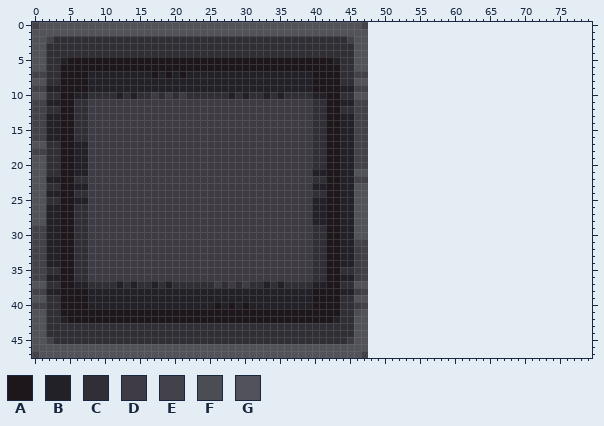
Sprite sheet: Assets/Images/Blocks/地砖.png. Above is the file before it was changed.
The file is 48x48 pixels. Colours within 5 levels of each other are drawn and written as one. The old version is drawn lined up with the new one, on the new canvas.
Palette (. is transparent): A #1d161a  B #212127  C #2f2f35  D #3f3b45  E #43424a  F #4c4c54  G #52525a
Pixels before (only the part around the change), first column x 39:
 0 GGGGGGGGE................................
 1 GGGGGGGGG................................
 2 CCCCCCEGG................................
 3 CCCCCCCGG................................
 4 CCCCCCCGG................................
 5 AAAABCCGG................................
 6 AAAAACCGG................................
 7 BAAAACCEE................................
 8 BAAAACCGG................................
 9 BAAAABBEE................................
10 CBBAACCGG................................
11 DCCAABBEE................................
12 DCCAACCEE................................
13 DCCAABBEE................................
14 DCCAABBEE................................
15 DCCAABBEE................................
16 DCCAABBEE................................
17 DCCAABBEE................................
18 DCCAABBEE................................
19 DCCAABBEE................................
20 DCCAABBEE................................
21 DBBAABBGG................................
22 DCCAABBEE................................
23 DBBAABBGG................................
24 DCCAABBGG................................
25 DBBAABBGG................................
26 DBBAABBGG................................
27 DBBAABBGG................................
28 DBBAABBGG................................
29 DCCAABBGG................................
30 DCCAABBGG................................
31 DCCAABBEE................................
32 DCCAABBDE................................
33 DCCAABBDE................................
34 DCCAABBDE................................
35 DCCAACCDE................................
36 DCCAABBDE................................
37 CBBAACCGG................................
38 BAAAABBDE................................
39 BAAAACCGG................................
40 BAAAACCDE................................
41 AAAAACCFG................................
42 AAAABCCGG................................
43 CCCCCCCGG................................
44 CCCCCCCGG................................
The result:
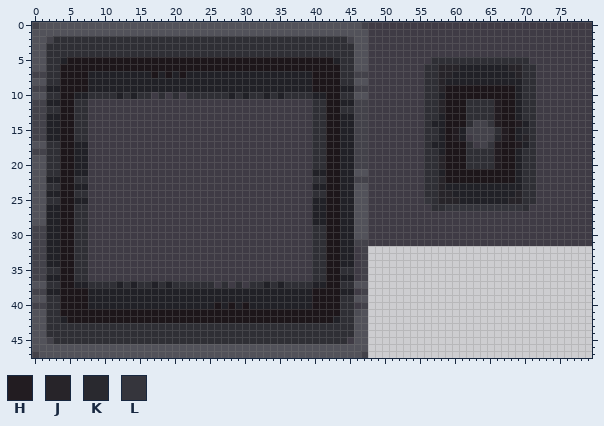
Colours new in this view: H #221c21  J #272429  K #29292f  L #35353c
The exact change:
canvas 48x48 -> 80x48
Changed rows in their new state; - is an unchanged pixel.
first column x 48:
 0 DDDDDDDDDDDDDDDDDDDDDDDDDDDDDDDD
 1 DDDDDDDDDDDDDDDDDDDDDDDDDDDDDDDD
 2 DDDDDDDDDDDDDDDDDDDDDDDDDDDDDDDD
 3 DDDDDDDDDDDDDDDDDDDDDDDDDDDDDDDD
 4 DDDDDDDDDDDDDDDDDDDDDDDDDDDDDDDD
 5 DDDDDDDDDCCCCCCCCCCCCCCDDDDDDDDD
 6 DDDDDDDDCCJJJBBBBBBBJJCCDDDDDDDD
 7 DDDDDDDDCCJJBBBBBBBBBJCCDDDDDDDD
 8 DDDDDDDDCCJBBBBBBBBBBBCCDDDDDDDD
 9 DDDDDDDDCCJAAAAAAAAAABCCDDDDDDDD
10 DDDDDDDDCCBAAAAAAAAAABCCDDDDDDDD
11 DDDDDDDDCCJAAACCCCHAABCCDDDDDDDD
12 DDDDDDDDCCJAAACCCCHAABCCDDDDDDDD
13 DDDDDDDDCCBAAACCCCHAABCCDDDDDDDD
14 DDDDDDDDCBBAAACEELHAAHBCDDDDDDDD
15 DDDDDDDDCCBAHBEEEECHABKCDDDDDDDD
16 DDDDDDDDCCBAHBDEEEKHABJCDDDDDDDD
17 DDDDDDDDCBBAAACDELHAAHBCDDDDDDDD
18 DDDDDDDDCCBAAACCCCHAABCCDDDDDDDD
19 DDDDDDDDCCJAAACCCCHAABCCDDDDDDDD
20 DDDDDDDDCCJAAACCCCHAABCCDDDDDDDD
21 DDDDDDDDCCBAAAAAAAAAABCCDDDDDDDD
22 DDDDDDDDCCJAAAAAAAAAABCCDDDDDDDD
23 DDDDDDDDCCJBBBBBBBBBBBCCDDDDDDDD
24 DDDDDDDDCCJJBBBBBBBBBJCCDDDDDDDD
25 DDDDDDDDLCJJJBBBBBBBJJCCDDDDDDDD
26 DDDDDDDDDCCLLLLLLLLLLLCDDDDDDDDD
27 DDDDDDDDDDDDDDDDDDDDDDDDDDDDDDDD
28 DDDDDDDDDDDDDDDDDDDDDDDDDDDDDDDD
29 DDDDDDDDDDDDDDDDDDDDDDDDDDDDDDDD
30 DDDDDDDDDDDDDDDDDDDDDDDDDDDDDDDD
31 DDDDDDDDDDDDDDDDDDDDDDDDDDDDDDDD
